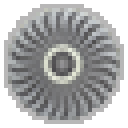
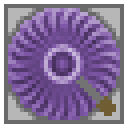
The second 128x128 image is a revision of the first. Changes to its layers:
showed "Layer 1" over [76, 76, 116, 116]
showed "kit bg" over [4, 4, 124, 124]
